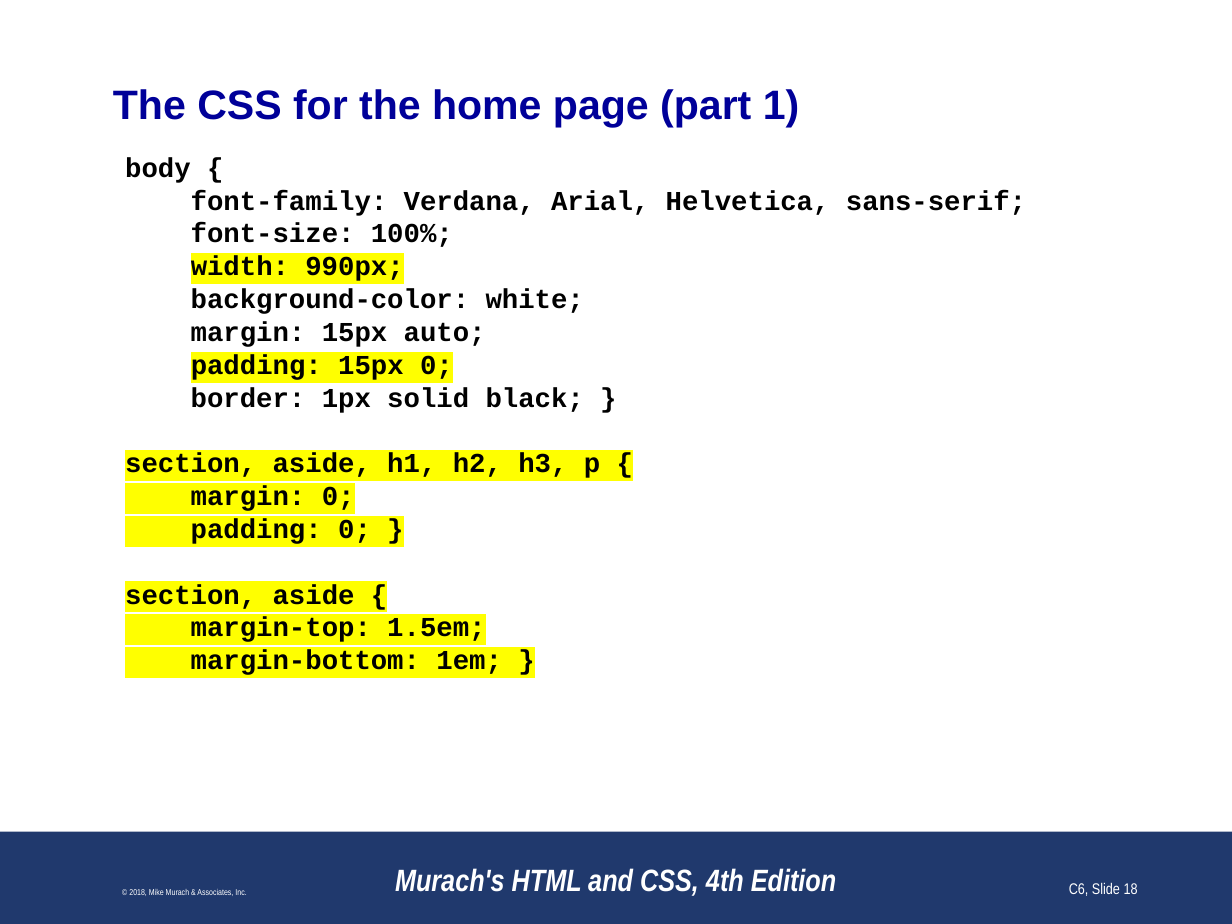
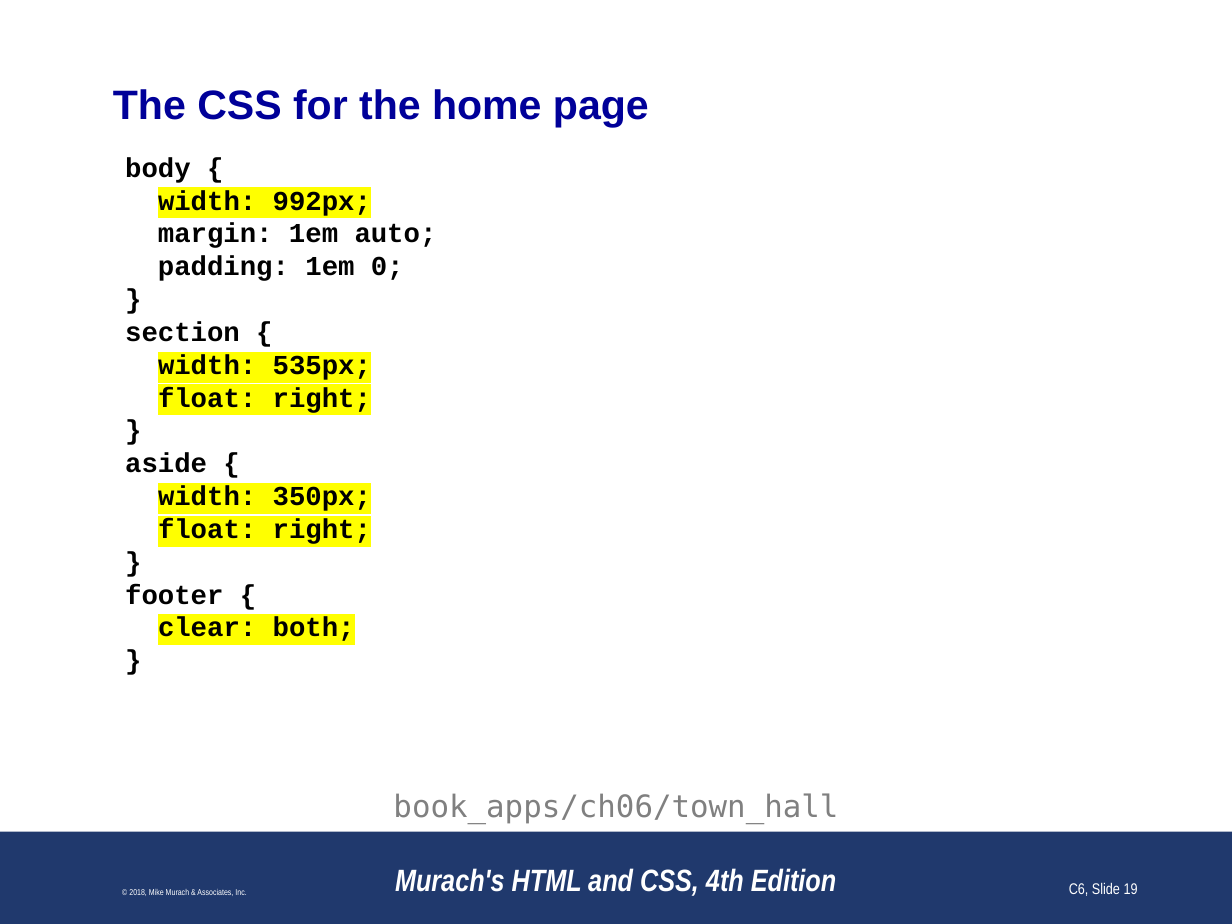
Before and after one commit to paulsmithkc/awd1000_base_lab_and_homework, a slide deck: slide 19 of murach_html_4e/slides/Chapter 6 slides (Revised).pptx (slide 18 before the commit). Drawn at 1232x924 pixels with LibreOffice and Linux fonts; fonts in the diff are those of the drawing; background and template pictures are left out. Boxes give left, top, right and bottom in pixels: in the first picture for what was removed or moved away, otherwise in the second. Text is boxed around its words. In the diff, an @@ line names an element or a change of style, - is before the commit and + after.

```diff
--- a/murach_html_4e/slides/Chapter 6 slides (Revised).pptx
+++ b/murach_html_4e/slides/Chapter 6 slides (Revised).pptx
@@ title at bbox=[113, 89, 649, 127]: text changed @@
-The CSS for the home page (part 1)
+The CSS for the home page
@@ text at bbox=[125, 190, 437, 641]: text changed @@
-font-family: Verdana, Arial, Helvetica, sans-serif;
-font-size: 100%;
-width: 990px;
-background-color: white;
-margin: 15px auto;
-padding: 15px 0;
-border: 1px solid black; }
-section, aside, h1, h2, h3, p {
-margin: 0;
-padding: 0; }
-section, aside {
-margin-top: 1.5em;
-margin-bottom: 1em; }
+width: 992px;
+margin: 1em auto;
+padding: 1em 0;
+}
+section {
+width: 535px;
+float: right;
+}
+aside {
+width: 350px;
+float: right;
+}
+footer {
+clear: both;
+}
@@ text added at bbox=[393, 793, 838, 824], 18 pt, text #808080 @@
+book_apps/ch06/town_hall
@@ page number at bbox=[1069, 883, 1138, 896]: text changed @@
-C6, Slide 18
+C6, Slide 19
```
Also in this commit, not shown: 26 other slides changed, 1 slide added, 3 slides removed.
